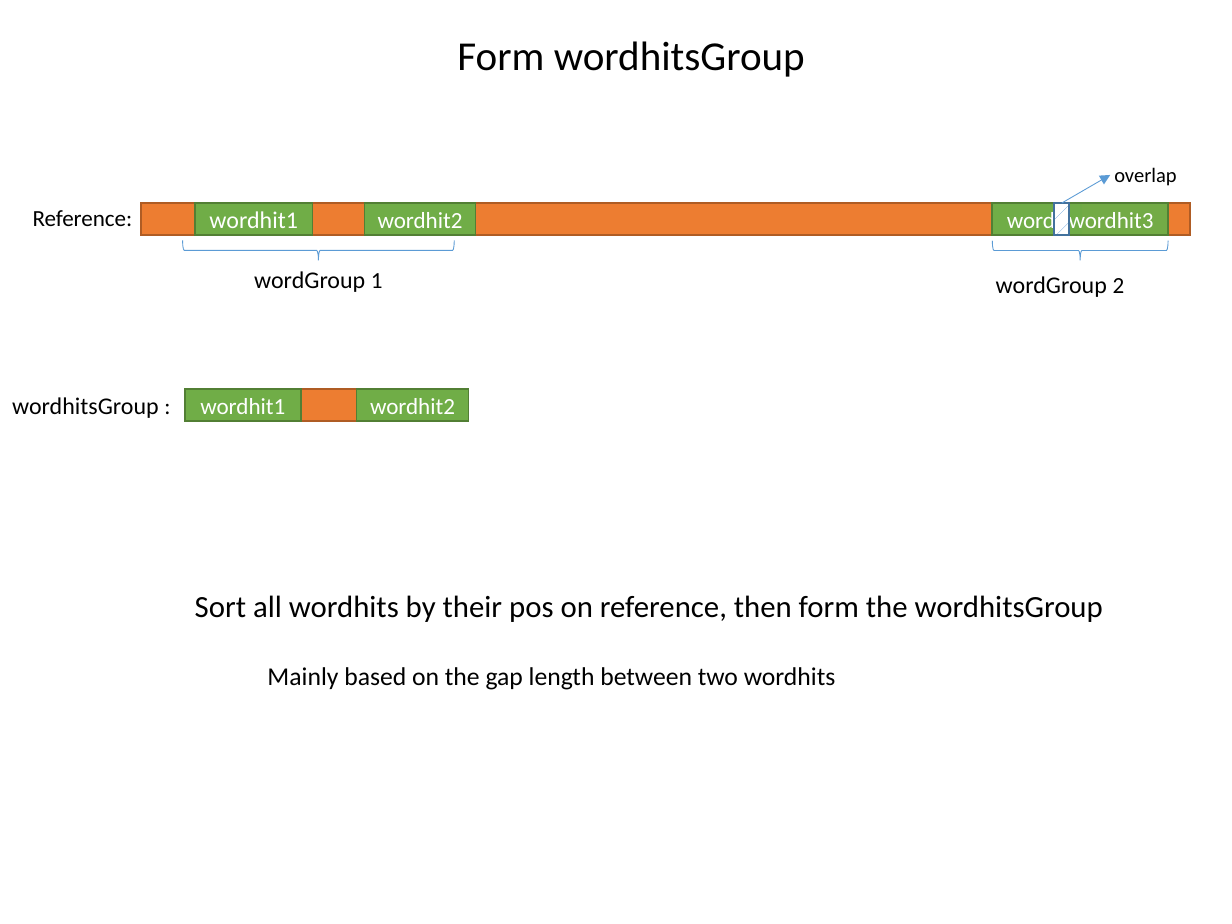
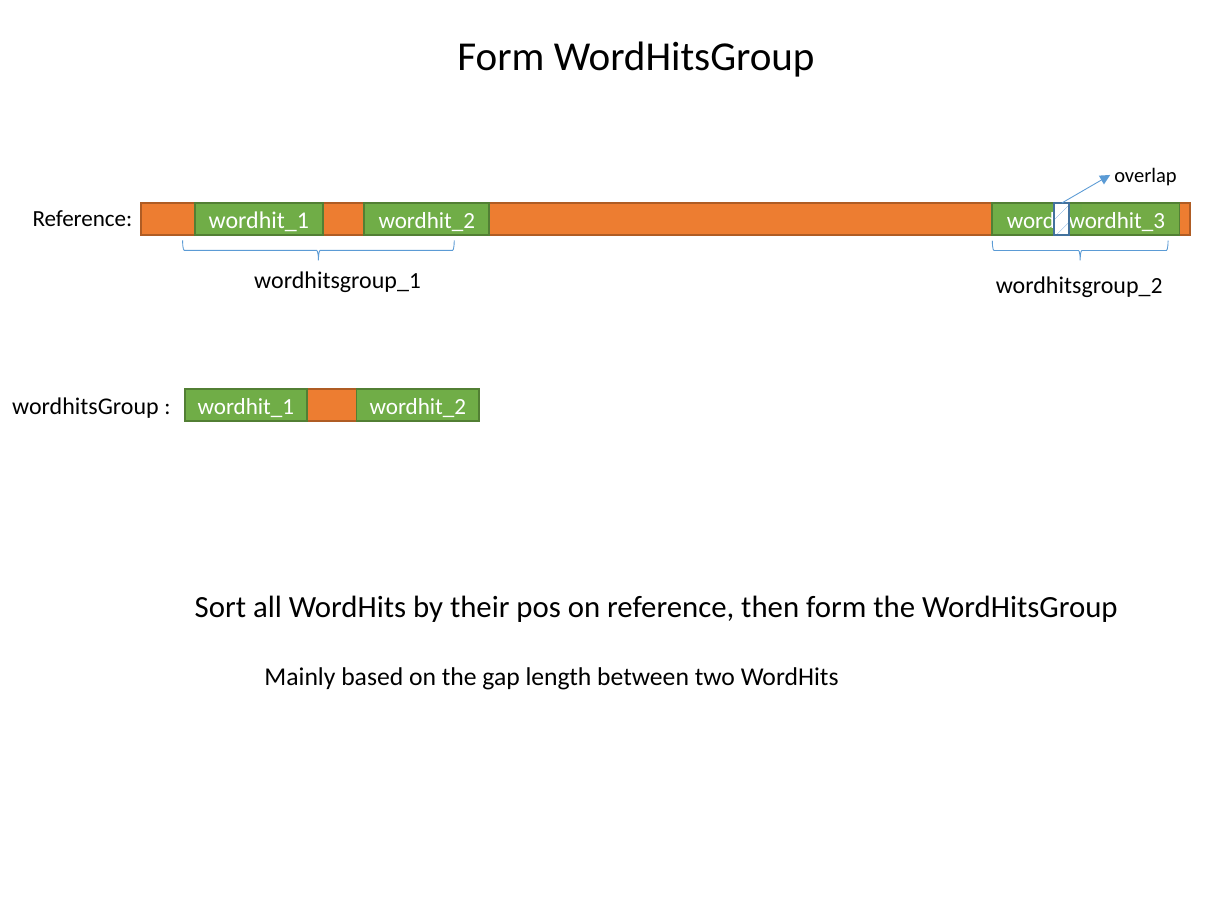
Before and after one commit to ganyfml/olegosa2, a slide deck: slide 4 of src/spliced_aln/Olego_SA.pptx. Drawn at 1232x924 pixels with LibreOffice and Linux fonts; fonts in the diff are those of the drawing. Boxes give left, top, right and bottom in pixels: in the first picture for what was removed or moved away, otherwise in the second. Text is boxed around its words. In the diff, an @@ line names an element or a change of style, - is before the commit and + after.

```diff
--- a/src/spliced_aln/Olego_SA.pptx
+++ b/src/spliced_aln/Olego_SA.pptx
@@ text at bbox=[457, 41, 815, 77]: text changed @@
-Form wordhitsGroup
+Form WordHitsGroup
@@ rectangle "wordhit_1": place and size @@
-rectangle "wordhit_1" at bbox=[195, 203, 312, 235]
+rectangle "wordhit_1" at bbox=[195, 203, 323, 235]
@@ rectangle "wordhit_2": place and size @@
-rectangle "wordhit_2" at bbox=[365, 203, 476, 235]
+rectangle "wordhit_2" at bbox=[365, 203, 489, 235]
@@ text in rectangle at bbox=[1007, 208, 1165, 234]: text changed @@
-wordhit3
+wordhit_3
@@ rectangle "wordhit_3": place and size @@
-rectangle "wordhit_3" at bbox=[1055, 203, 1168, 235]
+rectangle "wordhit_3" at bbox=[1055, 203, 1180, 235]
@@ text in rectangle at bbox=[209, 211, 309, 235]: text changed @@
-wordhit1
+wordhit_1
@@ text in rectangle at bbox=[379, 212, 475, 231]: text changed @@
-wordhit2
+wordhit_2
@@ text at bbox=[254, 271, 421, 292]: text changed @@
-wordGroup 1
+wordhitsgroup_1
@@ text at bbox=[996, 276, 1163, 297]: text changed @@
-wordGroup 2
+wordhitsgroup_2
@@ rectangle "wordhit_1": place and size @@
-rectangle "wordhit_1" at bbox=[185, 389, 301, 421]
+rectangle "wordhit_1" at bbox=[185, 389, 307, 421]
@@ rectangle "wordhit_2": place and size @@
-rectangle "wordhit_2" at bbox=[357, 389, 469, 421]
+rectangle "wordhit_2" at bbox=[357, 389, 479, 421]
@@ text in rectangle at bbox=[198, 398, 294, 417]: text changed @@
-wordhit1
+wordhit_1
@@ text in rectangle at bbox=[370, 398, 466, 417]: text changed @@
-wordhit2
+wordhit_2
@@ text at bbox=[195, 595, 1118, 622]: text changed @@
-Sort all wordhits by their pos on reference, then form the wordhitsGroup
+Sort all WordHits by their pos on reference, then form the WordHitsGroup
@@ text at bbox=[264, 667, 839, 690]: text changed @@
-Mainly based on the gap length between two wordhits
+Mainly based on the gap length between two WordHits
```
Also in this commit, not shown: 4 other slides changed.
